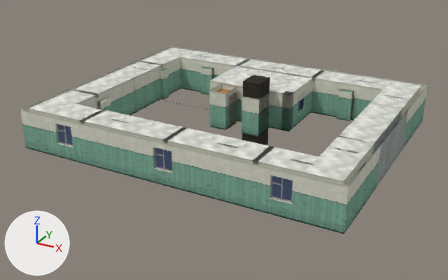
Before and after pictures for a commit that changed the Blender file levels/Floor_Mint_Ring.blend.
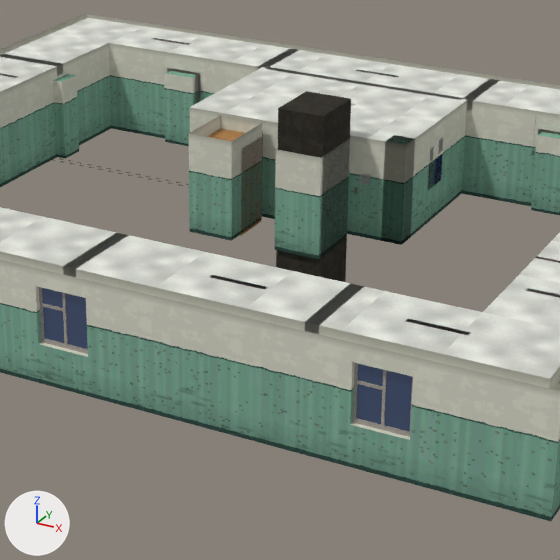
Old and new are each drawn whole from a 50 mm lens placed at (27.6, -25.4, 16.1), pointed at (9.6, 7.3, -0.3) and again close up on the part from 31% to 78% of the width and 15% to 89% of the height. Every picture has the same lights, and +X, +Y and +Z are marked at lower left. The last two pictures show the newer version.

Before the edit, the objects in view are built like this:
```python
ob_lifta_cab = bpy.data.objects.new('LiftA_Cab', me_lifta_cab_001)
ob_lifta_cab.location = (8.6, 9.82, 0.0)
ob_liftb_shaft = bpy.data.objects.new('LiftB_Shaft', me_liftb_shaft_001)
ob_liftb_shaft.location = (11.0, 9.82, 0.0)
ob_walls = bpy.data.objects.new('Walls', me_walls_001)
ob_walls.location = (0.0, 0.0, 0.0)
ob_window_3 = bpy.data.objects.new('Window_3', me_window_3)
ob_window_3.location = (17.0, 0.0, 0.9)
# also in view: 'Window_2' at (10.0, -0.1, 1.5); 'TrashChute' at (12.7, 10.3, 1.3); 'Ceiling' at (10.0, 8.0, 2.6); 'Ceiling_Beams' at (7.8, 8.0, 2.5)
```
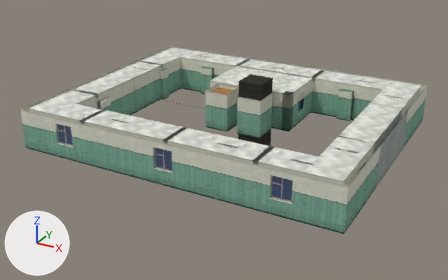
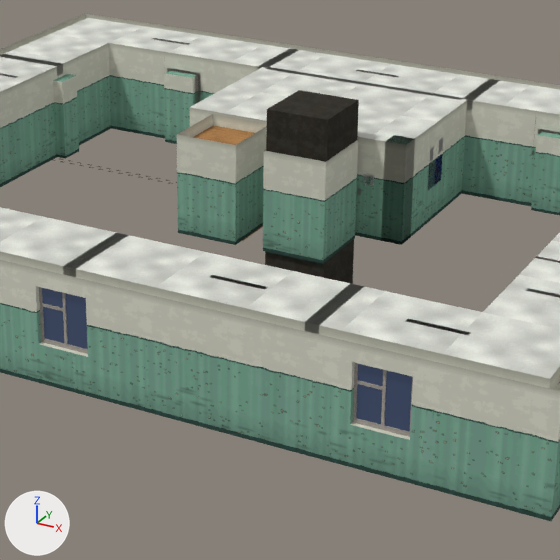
Where the change shows, as pixel boxes [x1, y1, x2, y2] in the close-ups (560 x 560 px; the box of a moved part takes in the faces that stretch with it):
'LiftB_Shaft', rescaled (25% wider): before [276, 91, 351, 282]; after [265, 90, 359, 284]
'LiftA_Cab', reshaped (27% wider, 7% taller): before [207, 128, 262, 236]; after [193, 125, 263, 241]
part 1 of me_walls_001, moved or reshaped: before [189, 113, 368, 259]; after [177, 113, 368, 264]

Patch to the scene script:
```diff
--- a/levels/Floor_Mint_Ring.blend.py
+++ b/levels/Floor_Mint_Ring.blend.py
@@ me_walls_001 @@
 # used by ob_walls; location = (0.0, 0.0, 0.0)
-me_walls_001.from_pydata(...)  # 502 vertices, 318 faces; spans x -0.3..20.4, y -0.3..16.4, z 0.0..2.6
+me_walls_001.from_pydata(...)  # 507 vertices, 321 faces; spans x -0.3..20.4, y -0.3..16.4, z 0.0..2.6
+# me_walls_001 part 1: 16 vertices moved from x 8.2..11.4, y 8.2..10.0, z 0.0..2.6 to x 7.8..11.5, y 8.0..10.0, z 0.0..2.6; 14 vertices removed from x 8.0..11.6, y 8.2..9.8, z 0.0..2.6; 19 vertices added at x 7.8..11.8, y 8.0..9.8, z 0.0..2.6
 me_walls_001.materials.append(mat_m_iw_mint_a)
@@ me_lifta_cab_001 @@
 # used by ob_lifta_cab; location = (8.6, 9.82, 0.0)
-me_lifta_cab_001.from_pydata(...)  # 26 vertices, 18 faces; spans x -0.6..0.6, y -1.1..0.0, z -0.05..2.25
+me_lifta_cab_001.from_pydata(...)  # 26 vertices, 18 faces; spans x -0.8..0.8, y -1.4..0.0, z -0.05..2.3
+# me_lifta_cab_001 part 2: 26 vertices removed from x -0.6..0.6, y -1.1..0.0, z -0.05..2.25; 26 vertices added at x -0.8..0.8, y -1.4..0.0, z -0.05..2.3
 me_lifta_cab_001.materials.append(mat_m_a_veneerlight)
@@ me_liftb_shaft_001 @@
 # used by ob_liftb_shaft; location = (11.0, 9.82, 0.0)
-me_liftb_shaft_001.from_pydata(...)  # 16 vertices, 12 faces; spans x -0.6..0.6, y -1.5..0.0, z -2.5..3.6
+me_liftb_shaft_001.from_pydata(...)  # 16 vertices, 12 faces; spans x -0.8..0.8, y -1.7..0.0, z -2.5..3.6
+# me_liftb_shaft_001 part 3: the whole mesh is scaled about the mesh origin by (1.35, 1.14, 1)
 me_liftb_shaft_001.materials.append(mat_m_shaft_concrete)
```
